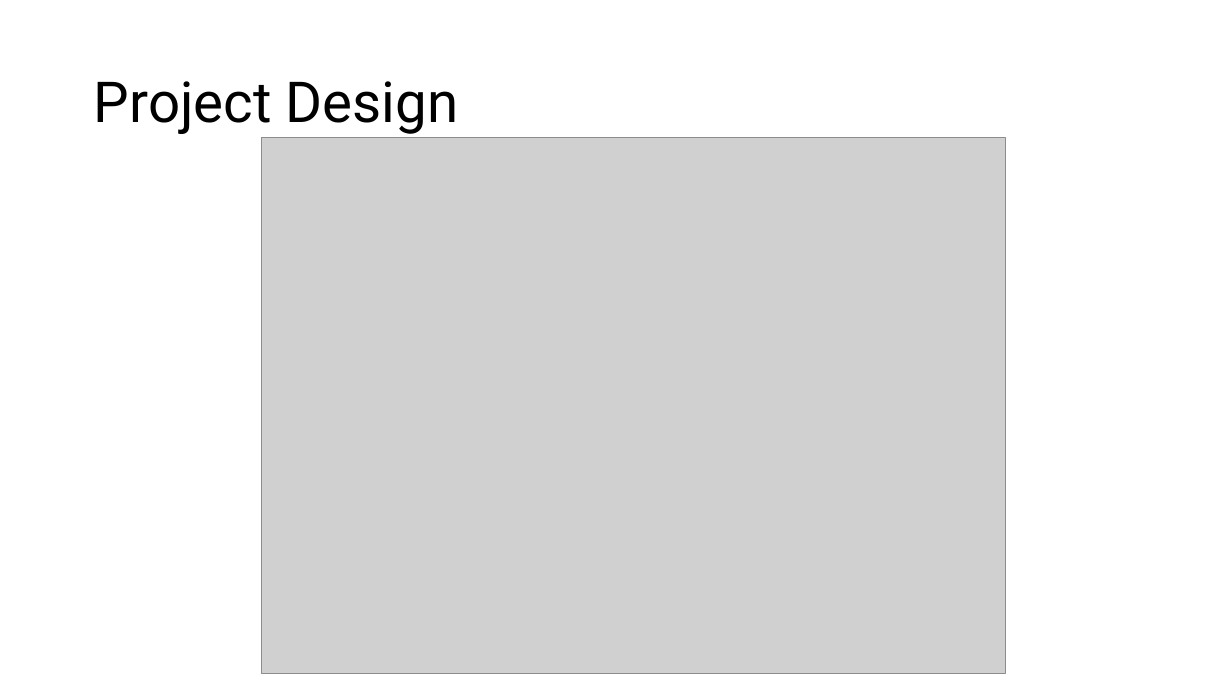
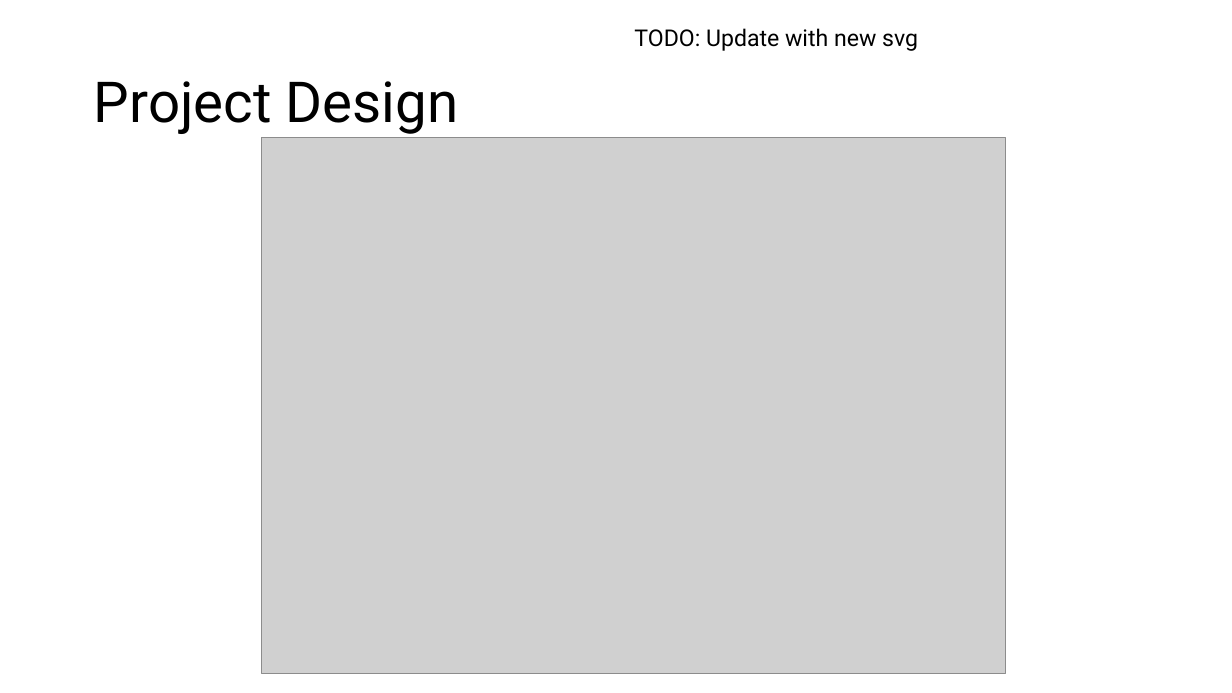
Before and after one commit to 404Simon/TheGreenEpoch, a slide deck: slide 8 of presentation/DraftSAMv1.pptx (slide 5 before the commit). Drawn at 1232x693 pixels with LibreOffice and Linux fonts; fonts in the diff are those of the drawing; grey boxes stand for pictures. Boxes give left, top, right and bottom in pixels: in the first picture for what was removed or moved away, otherwise in the second. Text is boxed around its words. In the diff, an @@ line names an element or a change of style, - is before the commit and + after.

```diff
--- a/presentation/DraftSAMv1.pptx
+++ b/presentation/DraftSAMv1.pptx
@@ text added at (634, 28, 918, 51), 18 pt, text #000000 @@
+TODO: Update with new svg
```
Also in this commit, not shown: 2 other slides changed, 5 slides added.
